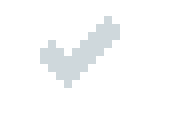
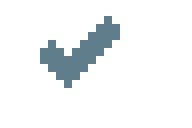
The second 192×128 image is a revision of the first. Changes to its layers:
painted on "lunit_check_ (2).png" over left=40, top=16, right=120, bottom=88
